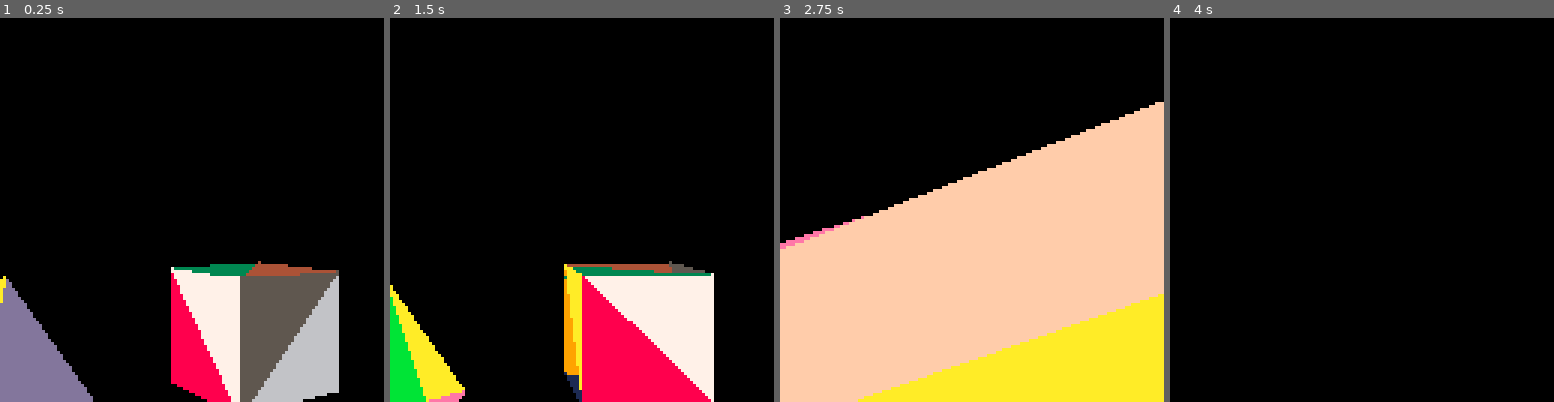
Above: before the commit, frames 1-4 (left to right).
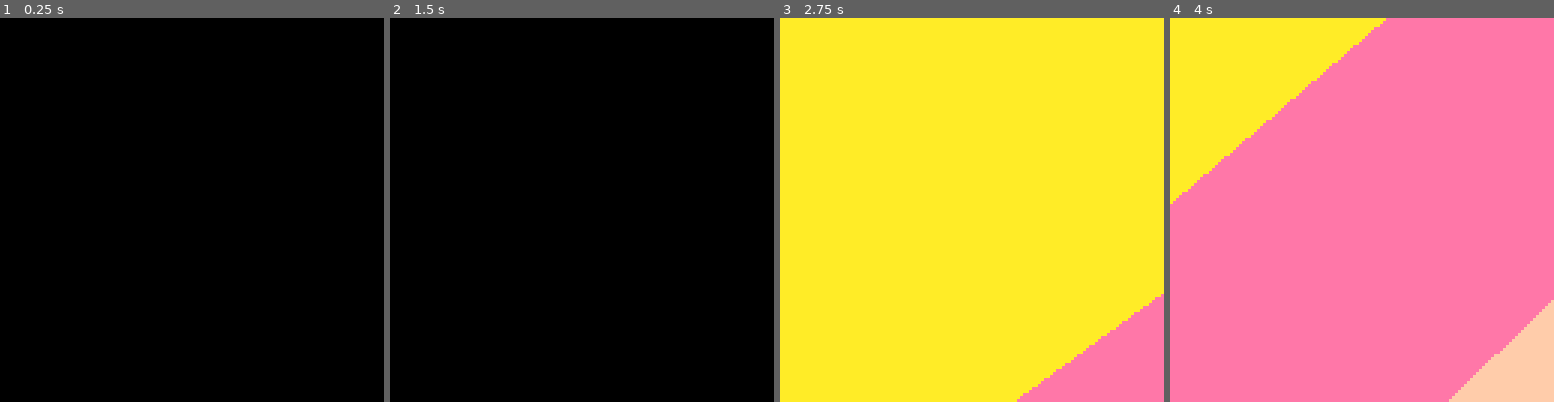
Above: after the commit, the same moments.

Repository: ajbowen249/pico83D
Game: PICO-8 cartridge t2.p8
Two runs of this game, one before a commit and one after it. Both use one fixed random seed, a clock stepped at 60 frames per second and the inputs below.
Inputs:
- Up to frame 1 (0.25 s): no input
- Up to frame 2 (1.5 s): tap X (X key) at 0.33, 1.07 s; tap O (Z key) at 0.7 s
- Up to frame 3 (2.75 s): hold Right 1.6-2.1 s; tap O (Z key) at 1.7, 2.1, 2.5 s; tap X (X key) at 1.85 s; hold Up 2.15-2.42 s; hold Right from 2.47 s (still down)
- Up to frame 4 (4 s): tap O (Z key) at 2.9, 3.3, 3.7 s; tap X (X key) at 2.97 s; release Right at 3.03 s; hold Left 3.08-3.58 s; hold Down 3.63-3.97 s

The runs differ from the first frame. In frame 1, 19% of the frame differs, in the area x 0-89%, y 63-100%; in frame 2, 17%; in frame 3, 94%; in frame 4, 100%, in the area x 0-100%, y 0-100%.

Commit message:
serialize the pyramid asset

Diff:
--- a/t2.p8
+++ b/t2.p8
@@ -11,99 +11,103 @@
 -- up being a great resource. link:
 -- https://www.scratchapixel.com/index.php?redirect
 
--- settings
-g_wireframe = false
-g_filled = true
--- end settings
-
---constants
-c_screen_height = 128
-c_screen_width = 128
---end constants
-
-g_models = {
-    {
-        vertices = {
-            { x = -5, y = -5, z =  0 },
-            { x = -5, y =  5, z =  0 },
-            { x =  5, y =  5, z =  0 },
-            { x =  5, y = -5, z =  0 },
-            { x =  0, y =  0, z = 10 },
-        },
-        faces = {
-            { 1, 5, 2, 10 },
-            { 2, 5, 3, 11 },
-            { 3, 5, 4, 12 },
-            { 4, 5, 1, 13 },
-            { 1, 2, 3, 14 },
-            { 3, 4, 1, 15 },
-        },
-        normals = {
-            { x = -1, y =  0, z =  0, },
-            { x =  0, y =  1, z =  0, },
-            { x =  1, y =  0, z =  0, },
-            { x =  0, y = -1, z =  0, },
-            { x =  0, y =  0, z = -1, },
-            { x =  0, y =  0, z = -1, },
-        },
-        loc = { x = 0, y = 30, z = 0 },
-        rot = { x = 0, y =  0, z = 0 }
-    },
-    {
-        vertices = {
-            { x = -5, y = -5, z =  0 },
-            { x = -5, y =  5, z =  0 },
-            { x =  5, y =  5, z =  0 },
-            { x =  5, y = -5, z =  0 },
-            { x = -5, y = -5, z = 10 },
-            { x = -5, y =  5, z = 10 },
-            { x =  5, y =  5, z = 10 },
-            { x =  5, y = -5, z = 10 },
-        },
-        faces = {
-            { 1, 2, 3,  1 }, --bottom
-            { 3, 4, 1,  2 }, --
-            { 5, 6, 7,  3 }, --top
-            { 7, 8, 5,  4 }, --
-            { 5, 8, 1,  5 }, --front
-            { 4, 1, 8,  6 }, --
-            { 6, 5, 1,  7 }, --left
-            { 1, 2, 6,  8 }, --
-            { 2, 3, 7,  9 }, --back
-            { 7, 6, 2, 10 }, --
-            { 3, 4, 8, 11 }, --right
-            { 8, 7, 3, 12 }, --
-        },
-        normals = {
-            { x =  0, y =  0, z = -1 },
-            { x =  0, y =  0, z = -1 },
-            { x =  0, y =  0, z =  1 },
-            { x =  0, y =  0, z =  1 },
-            { x =  0, y = -1, z =  0 },
-            { x =  0, y = -1, z =  0 },
-            { x = -1, y =  0, z =  0 },
-            { x = -1, y =  0, z =  0 },
-            { x =  0, y =  1, z =  0 },
-            { x =  0, y =  1, z =  0 },
-            { x =  1, y =  0, z =  0 },
-            { x =  1, y =  0, z =  0 },
-        },
-        loc = { x = 20, y = 30, z = 0 },
-        rot = { x =  0, y =  0, z = 0 }
+function _init()
+    -- settings
+    g_wireframe = false
+    g_filled = true
+    -- end settings
+
+    --constants
+    c_screen_height = 128
+    c_screen_width = 128
+    --end constants
+
+    g_asset_library = parse_asset_library("pyramid,5,6,-5,-5,0,-5,5,0,5,5,0,5,-5,0,0,0,10,1,5,2,10,2,5,3,11,3,5,4,12,4,5,1,13,1,2,3,14,3,4,1,15,-1,0,0,0,1,0,1,0,0,0,-1,0,0,0,-1,0,0,-1")
+    g_models = { g_asset_library["pyramid"].model }
+    --g_models = {
+    --    {
+    --        vertices = {
+    --            { x = -5, y = -5, z =  0 },
+    --            { x = -5, y =  5, z =  0 },
+    --            { x =  5, y =  5, z =  0 },
+    --            { x =  5, y = -5, z =  0 },
+    --            { x =  0, y =  0, z = 10 },
+    --        },
+    --        faces = {
+    --            { 1, 5, 2, 10 },
+    --            { 2, 5, 3, 11 },
+    --            { 3, 5, 4, 12 },
+    --            { 4, 5, 1, 13 },
+    --            { 1, 2, 3, 14 },
+    --            { 3, 4, 1, 15 },
+    --        },
+    --        normals = {
+    --            { x = -1, y =  0, z =  0, },
+    --            { x =  0, y =  1, z =  0, },
+    --            { x =  1, y =  0, z =  0, },
+    --            { x =  0, y = -1, z =  0, },
+    --            { x =  0, y =  0, z = -1, },
+    --            { x =  0, y =  0, z = -1, },
+    --        },
+    --        loc = { x = 0, y = 30, z = 0 },
+    --        rot = { x = 0, y =  0, z = 0 }
+    --    },
+    --    {
+    --        vertices = {
+    --            { x = -5, y = -5, z =  0 },
+    --            { x = -5, y =  5, z =  0 },
+    --            { x =  5, y =  5, z =  0 },
+    --            { x =  5, y = -5, z =  0 },
+    --            { x = -5, y = -5, z = 10 },
+    --            { x = -5, y =  5, z = 10 },
+    --            { x =  5, y =  5, z = 10 },
+    --            { x =  5, y = -5, z = 10 },
+    --        },
+    --        faces = {
+    --            { 1, 2, 3,  1 }, --bottom
+    --            { 3, 4, 1,  2 }, --
+    --            { 5, 6, 7,  3 }, --top
+    --            { 7, 8, 5,  4 }, --
+    --            { 5, 8, 1,  5 }, --front
+    --            { 4, 1, 8,  6 }, --
+    --            { 6, 5, 1,  7 }, --left
+    --            { 1, 2, 6,  8 }, --
+    --            { 2, 3, 7,  9 }, --back
+    --            { 7, 6, 2, 10 }, --
+    --            { 3, 4, 8, 11 }, --right
+    --            { 8, 7, 3, 12 }, --
+    --        },
+    --        normals = {
+    --            { x =  0, y =  0, z = -1 },
+    --            { x =  0, y =  0, z = -1 },
+    --            { x =  0, y =  0, z =  1 },
+    --            { x =  0, y =  0, z =  1 },
+    --            { x =  0, y = -1, z =  0 },
+    --            { x =  0, y = -1, z =  0 },
+    --            { x = -1, y =  0, z =  0 },
+    --            { x = -1, y =  0, z =  0 },
+    --            { x =  0, y =  1, z =  0 },
+    --            { x =  0, y =  1, z =  0 },
+    --            { x =  1, y =  0, z =  0 },
+    --            { x =  1, y =  0, z =  0 },
+    --        },
+    --        loc = { x = 20, y = 30, z = 0 },
+    --        rot = { x =  0, y =  0, z = 0 }
+    --    }
+    --}
+
+    g_camera = {
+        loc = { x = 0, y = -15, z =  15 },
+        rot = { x = 0, y =   0, z = .05 },
+        fov = 60 / 360,
+        near = 1,
+        far = 100
     }
-}
-
-g_camera = {
-    loc = { x = 0, y = -15, z =  15 },
-    rot = { x = 0, y =   0, z = .05 },
-    fov = 60 / 360,
-    near = 1,
-    far = 100
-}
+end
 
 function _update60()
     g_models[1].rot.z = (g_models[1].rot.z + 0.005) % 1
-    g_models[2].rot.z = (g_models[2].rot.z + 0.0025) % 1
+    --g_models[2].rot.z = (g_models[2].rot.z + 0.0025) % 1
 
     local move_vector = { x = 0, y = 0, z = 0 }
 
@@ -488,7 +492,7 @@
     end
 end
 
--->
+-->8
 -- asset library parser
 -- this is intented to take some dead-simple
 -- non-huma-readable serialized models and store
@@ -509,8 +513,8 @@
 
     -- whaddaya know...it's cstdlib's strtok()
     function next_token(allow_end, num_cast)
-        allow_end = allow_end or false
-        num_cast = num_cast or true
+        if allow_end == nil then allow_end = false end
+        if num_cast == nil then num_cast = true end
         if index > length then
             assert(allow_end, "Unexpected end of library")
             return -1
@@ -556,7 +560,7 @@
         local faces = next_token()
 
         for vert=1, verts do
-            add(model.vertices, {
+            add(asset.model.vertices, {
                 x = next_token(),
                 y = next_token(),
                 z = next_token()
@@ -564,7 +568,7 @@
         end
 
         for face=1, faces do
-            add(model.faces, {
+            add(asset.model.faces, {
                 next_token(),
                 next_token(),
                 next_token(),
@@ -573,7 +577,7 @@
         end
 
         for face=1, faces do
-            add(model.normals, {
+            add(asset.model.normals, {
                 x = next_token(),
                 y = next_token(),
                 z = next_token()
